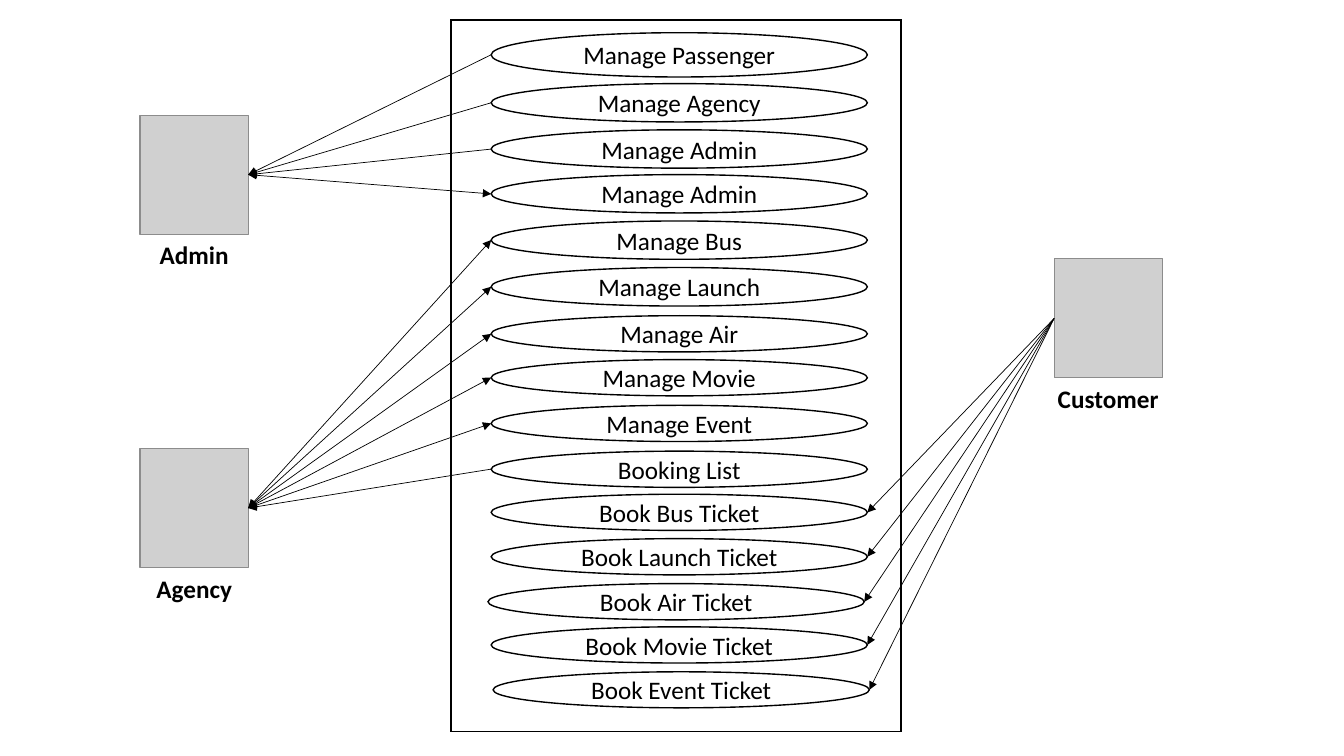
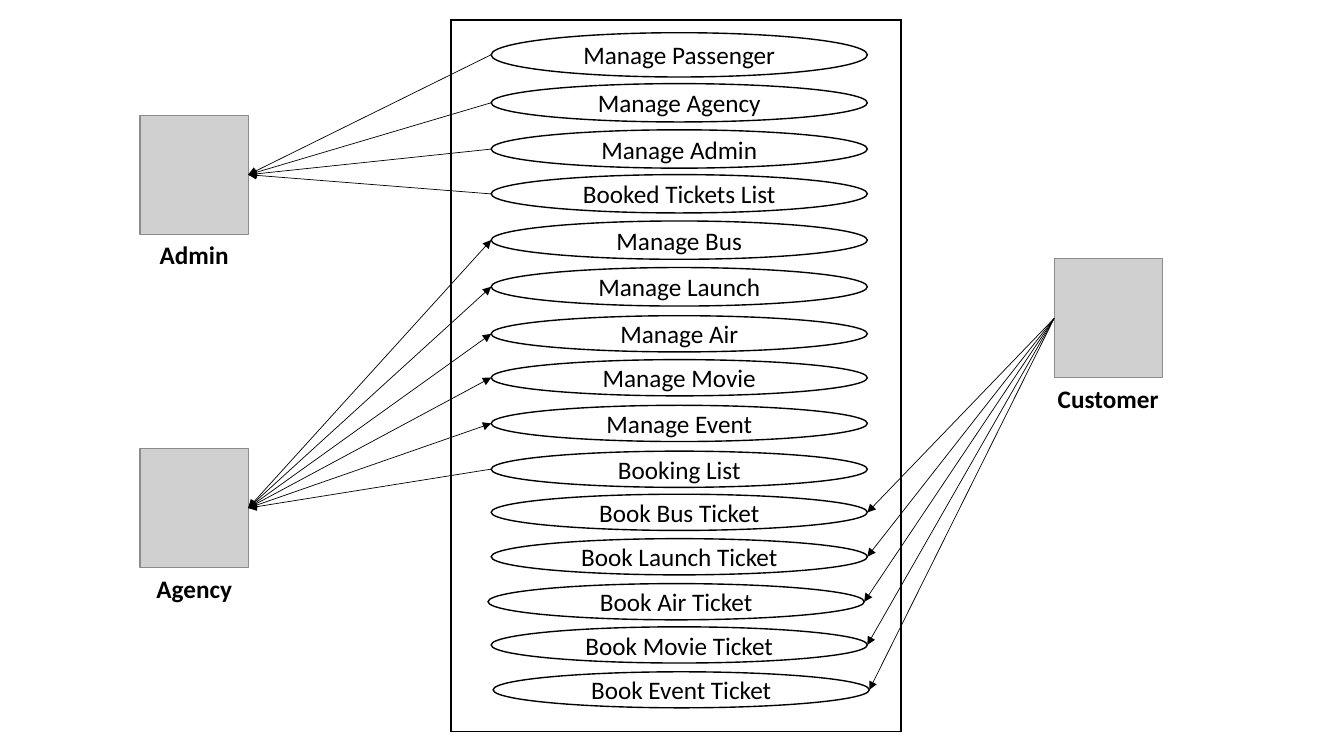
Before and after one commit to shfsakib/TicketBookingSystem, a slide deck: slide 2 of TicketBookingDiagram.ppt. Drawn at 1344x756 pixels with LibreOffice and Linux fonts; fonts in the diff are those of the drawing; grey boxes stand for pictures. Boxes give left, top, right and bottom in pixels: in the first picture for what was removed or moved away, otherwise in the second. Text is boxed around its words. In the diff, an @@ line names an element or a change of style, - is before the commit and + after.

```diff
--- a/TicketBookingDiagram.ppt
+++ b/TicketBookingDiagram.ppt
@@ double arrow moved from (248, 174) - (491, 193) to (491, 193) - (248, 174) @@
@@ double arrow (491, 193) - (248, 174): double arrow to arrow @@
@@ text in ellipse at (583, 185, 775, 210): text changed @@
-Manage Admin
+Booked Tickets List
```
Also in this commit, not shown: 3 other files.
